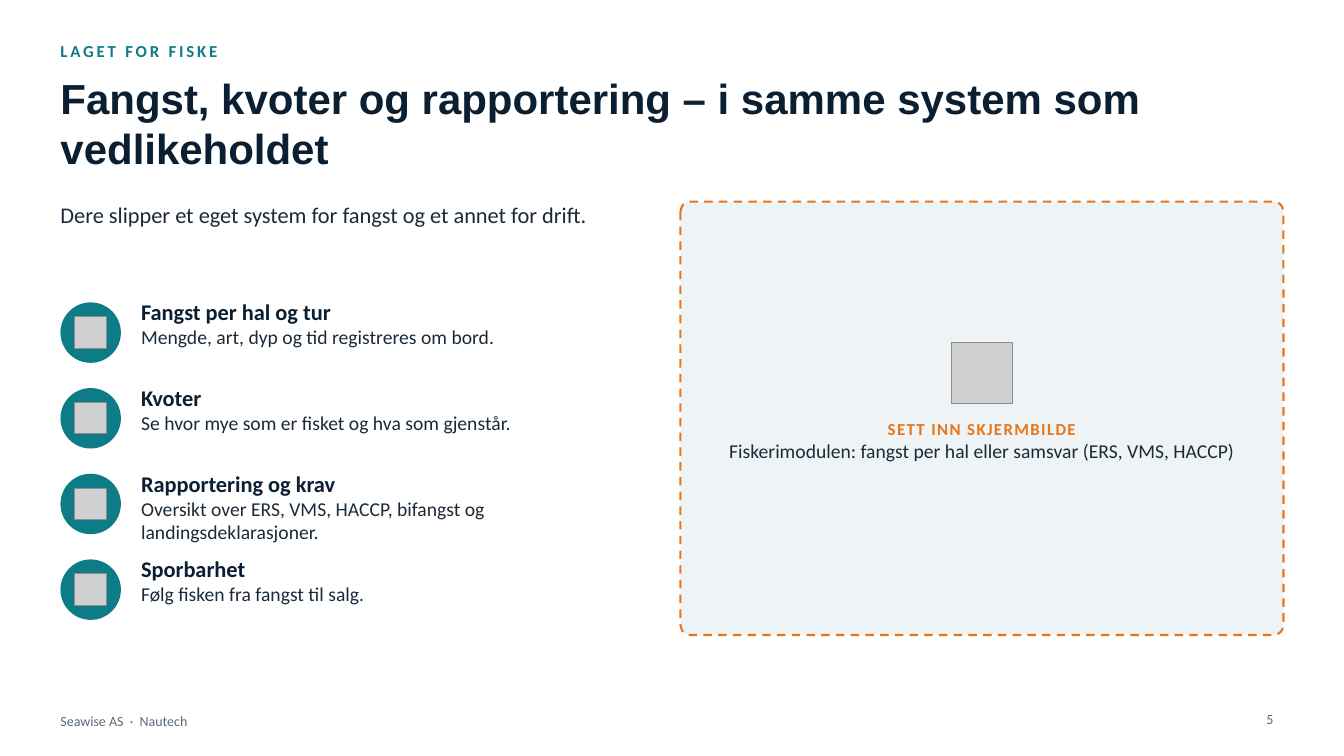
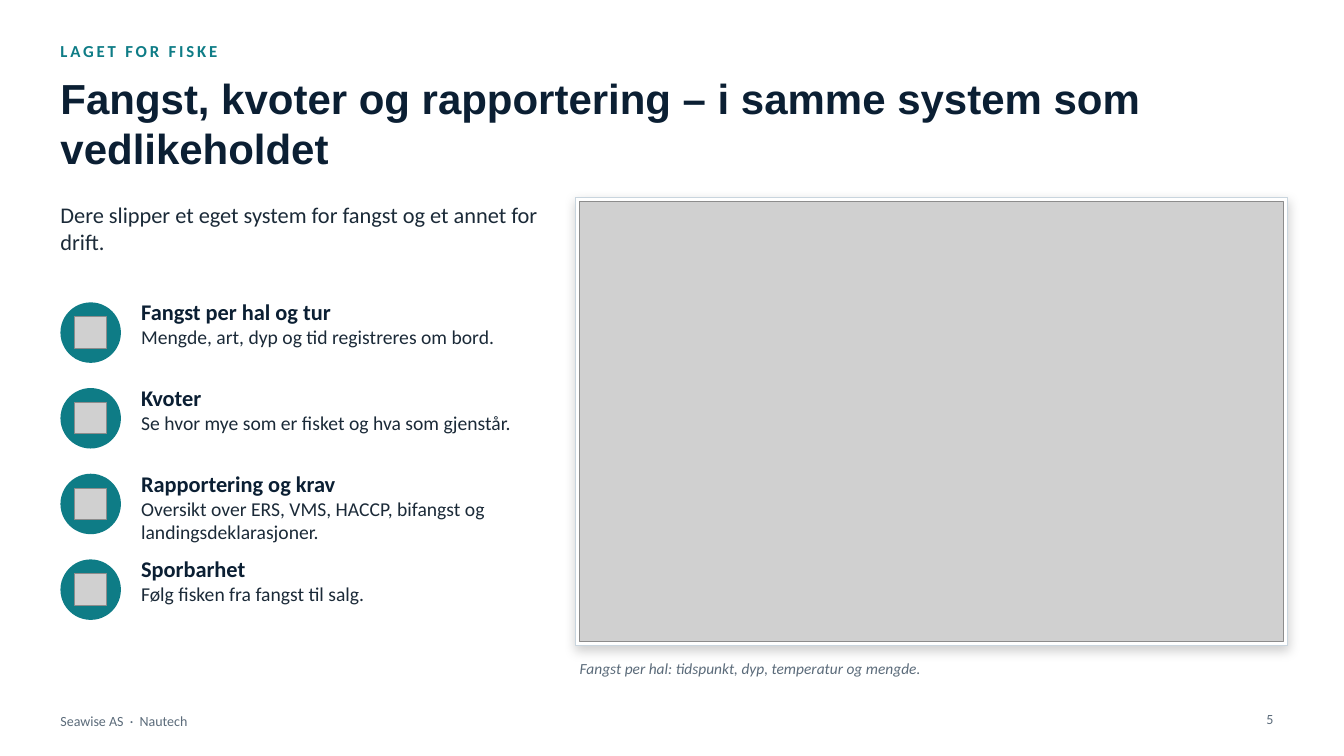
Before and after one commit to akopperstad/Claude, a slide deck: slide 5 of presentasjoner/Nautech - Kundepresentasjon v2.pptx. Drawn at 1344x756 pixels with LibreOffice and Linux fonts; fonts in the diff are those of the drawing; grey boxes stand for pictures. Boxes give left, top, right and bottom in pixels: in the first picture for what was removed or moved away, otherwise in the second. Text is boxed around its words. In the diff, an @@ line names an element or a change of style, - is before the commit and + after.

```diff
--- a/presentasjoner/Nautech - Kundepresentasjon v2.pptx
+++ b/presentasjoner/Nautech - Kundepresentasjon v2.pptx
@@ text "Dere slipper et eget system ..." rewrapped from [60,207,586,227] to [60,207,537,250] @@
@@ rectangle: place and size @@
-rectangle at [681,202,1284,635]
+rectangle at [576,198,1288,645]
@@ rectangle at [576,198,1288,645]: rounded rectangle to rectangle; fill #EEF3F6 to #FFFFFF; outline #E8751A 1.5 pt dashed to #C9D5DE 1 pt; shadow on @@
@@ picture added at [580,202,1284,641] @@
@@ picture removed at [952,343,1012,403] @@
@@ text "Fangst per hal: tidspunkt, dyp, ..." at [580,663,921,677]: vertical alignment top to middle @@
@@ text at [580,663,921,677]: text changed; size 14 to 11 pt; text colour #1B2A38 to #5B6B7A; italic on @@
-SETT INN SKJERMBILDE
-Fiskerimodulen: fangst per hal eller samsvar (ERS, VMS, HACCP)
+Fangst per hal: tidspunkt, dyp, temperatur og mengde.
```
Also in this commit, not shown: 3 other slides changed, 1 slide added, 1 other file.
